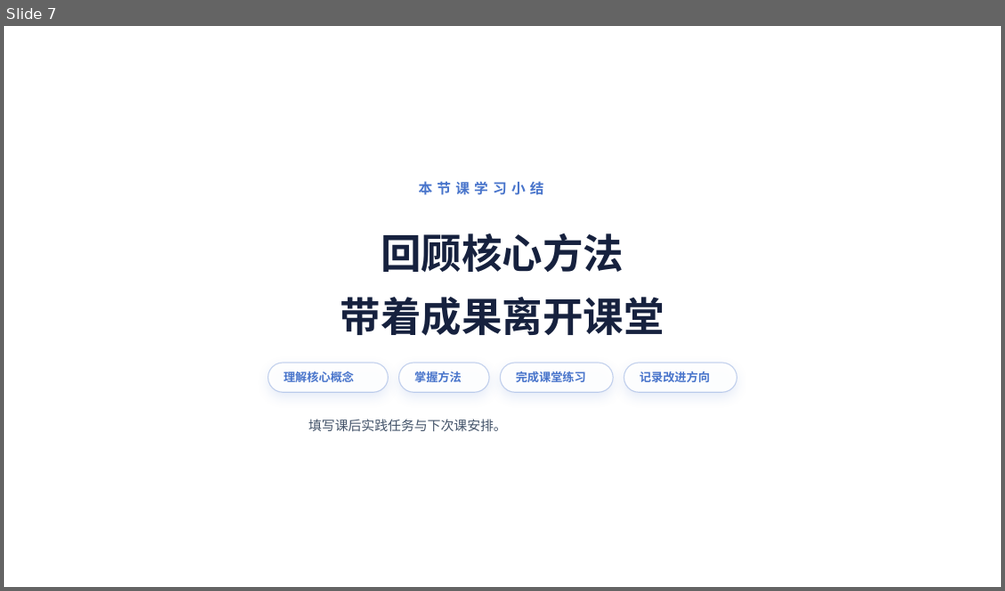
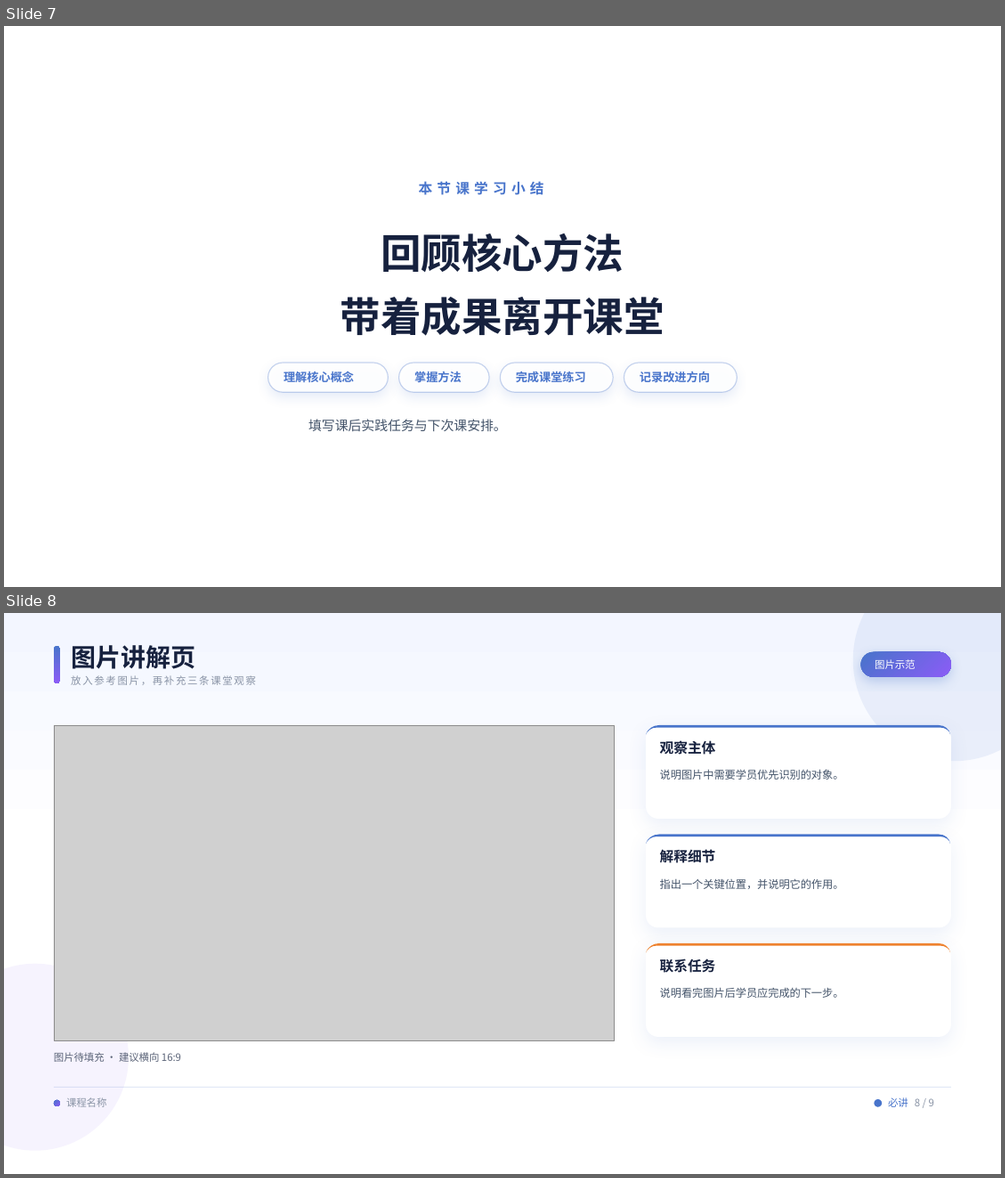
Before and after one commit to EasonZhu1997/instructor-course-ppt-template-skill, a slide deck: assets/template.pptx. Shown one above the other, each under a label of ours: slide 7 before the commit, slides 7 and 8 after it. The pictures are 1005x591 and 1005x1178 pixels, drawn with LibreOffice and Linux fonts; fonts in the diff are those of the drawing; grey boxes stand for pictures; background and template pictures are left out. Boxes give left, top, right and bottom in pixels: in the first picture for what was removed or moved away, otherwise in the second. Text is boxed around its words. In the diff, an @@ line names an element or a change of style, - is before the commit and + after.

```diff
--- a/assets/template.pptx
+++ b/assets/template.pptx
@@ slide 8 added at (x1=4, y1=613, x2=1001, y2=1174), background #FFFFFF @@
@@ rectangle added at (x1=4, y1=613, x2=1001, y2=1174), fill gradient #F3F6FF to #FFFFFF @@
@@ rounded rectangle added at (x1=853, y1=613, x2=1001, y2=761), fill #4874CB at 9% opacity @@
@@ rounded rectangle added at (x1=54, y1=646, x2=60, y2=683), fill gradient #4874CB to #8B5CF6 @@
@@ text added at (x1=71, y1=645, x2=195, y2=669), 24 pt, text #16213E, bold @@
+图片讲解页
@@ rounded rectangle added at (x1=861, y1=652, x2=952, y2=676), fill gradient #4874CB to #8B5CF6 @@
@@ text added at (x1=874, y1=659, x2=914, y2=669), 9.8 pt, text #FFFFFF @@
+图片示范
@@ text added at (x1=71, y1=675, x2=256, y2=685), 9.8 pt, text #8A94A6 @@
+放入参考图片，再补充三条课堂观察
@@ picture added at (x1=54, y1=725, x2=615, y2=1041) @@
@@ rounded rectangle added at (x1=646, y1=725, x2=951, y2=819), fill #FFFFFF @@
@@ freeform shape added at (x1=646, y1=725, x2=951, y2=819), fill #4874CB @@
@@ text added at (x1=660, y1=740, x2=716, y2=755), 13.5 pt, text #16213E, bold @@
+观察主体
@@ text added at (x1=660, y1=769, x2=844, y2=779), 10.5 pt, text #44546A @@
+说明图片中需要学员优先识别的对象。
@@ rounded rectangle added at (x1=646, y1=835, x2=951, y2=928), fill #FFFFFF @@
@@ freeform shape added at (x1=646, y1=835, x2=951, y2=928), fill #4874CB @@
@@ text added at (x1=660, y1=849, x2=716, y2=863), 13.5 pt, text #16213E, bold @@
+解释细节
@@ text added at (x1=660, y1=879, x2=844, y2=889), 10.5 pt, text #44546A @@
+指出一个关键位置，并说明它的作用。
@@ rounded rectangle added at (x1=646, y1=943, x2=951, y2=1037), fill #FFFFFF @@
@@ freeform shape added at (x1=646, y1=943, x2=951, y2=1037), fill #EE822F @@
@@ text added at (x1=660, y1=958, x2=716, y2=973), 13.5 pt, text #16213E, bold @@
+联系任务
@@ rounded rectangle added at (x1=4, y1=964, x2=129, y2=1151), fill #8B5CF6 at 7% opacity @@
@@ text added at (x1=660, y1=987, x2=844, y2=997), 10.5 pt, text #44546A @@
+说明看完图片后学员应完成的下一步。
@@ text added at (x1=54, y1=1052, x2=181, y2=1062), 9.8 pt, text #5B6478 @@
+图片待填充 · 建议横向 16:9
@@ rectangle added at (x1=54, y1=1086, x2=952, y2=1087), fill #4874CB at 16% opacity @@
@@ rounded rectangle added at (x1=54, y1=1100, x2=60, y2=1106), fill gradient #4874CB to #8B5CF6 @@
@@ text added at (x1=66, y1=1097, x2=106, y2=1107), 9.8 pt, text #8A94A6 @@
+课程名称
@@ rounded rectangle added at (x1=874, y1=1099, x2=882, y2=1107), fill #4874CB @@
@@ text added at (x1=888, y1=1097, x2=908, y2=1107), 9.8 pt, text #4874CB @@
+必讲
@@ text added at (x1=914, y1=1098, x2=934, y2=1106), 9.8 pt, text #8A94A6 @@
+8 / 9
```
Also in this commit, not shown: 1 other slide added, 27 other files.
